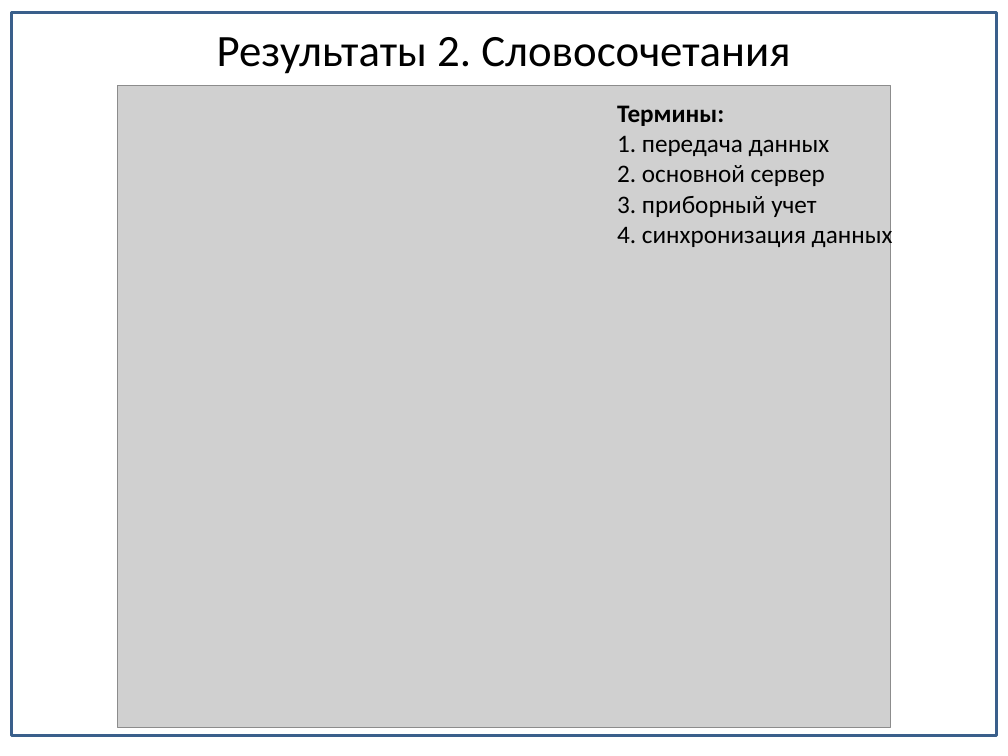
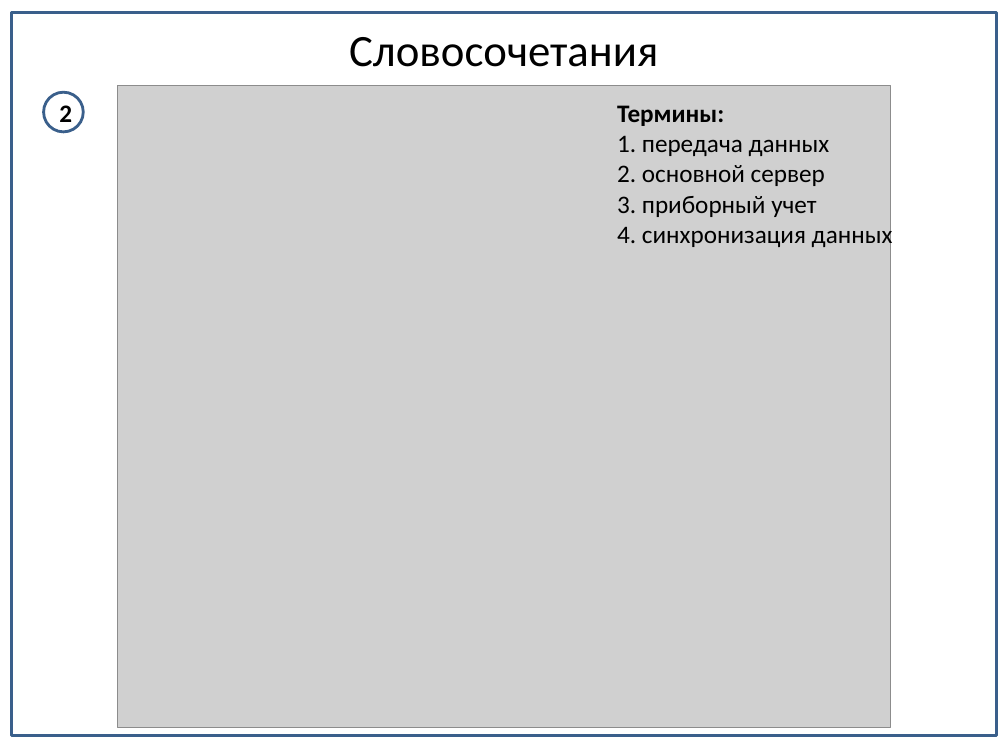
Before and after one commit to CrazyBread/TextHandler, a slide deck: slide 4 of Документы/Презентация.pptx. Drawn at 1008x756 pixels with LibreOffice and Linux fonts; fonts in the diff are those of the drawing; grey boxes stand for pictures. Boxes give left, top, right and bottom in pixels: in the first picture for what was removed or moved away, otherwise in the second. Text is boxed around its words. In the diff, an @@ line names an element or a change of style, - is before the commit and + after.

```diff
--- a/Документы/Презентация.pptx
+++ b/Документы/Презентация.pptx
@@ title at bbox=[349, 37, 658, 67]: text changed @@
-Результаты 2. Словосочетания
+Словосочетания
@@ ellipse added at bbox=[43, 93, 83, 132], fill #FFFFFF, outline #3A5F8C 2 pt, 18 pt, text #000000, bold @@
+2
```
Also in this commit, not shown: 5 other slides changed, 1 slide added, 1 other file.
